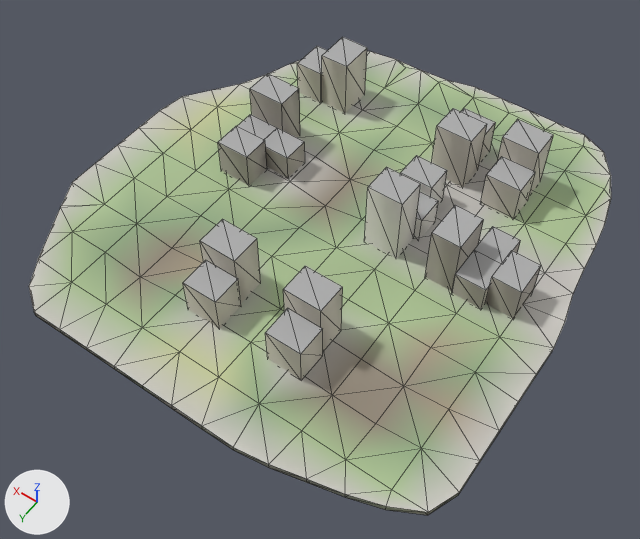
The glTF model godot_project/remake/sky/islands/SKY-081.lod1.glb as it was, and as the next commit left it.
The view is the same before and after, from a 50 mm camera at (-86.1, 126.9, 178.9) aimed at (2.3, 3.1, -15.6). Arrows for +X, +Y and +Z are at lower left; the lights stay in place. The first picture is the older version. Mesh edges are drawn as thin lines.

The first picture shows 'buildings', 'deck', 'rock'.
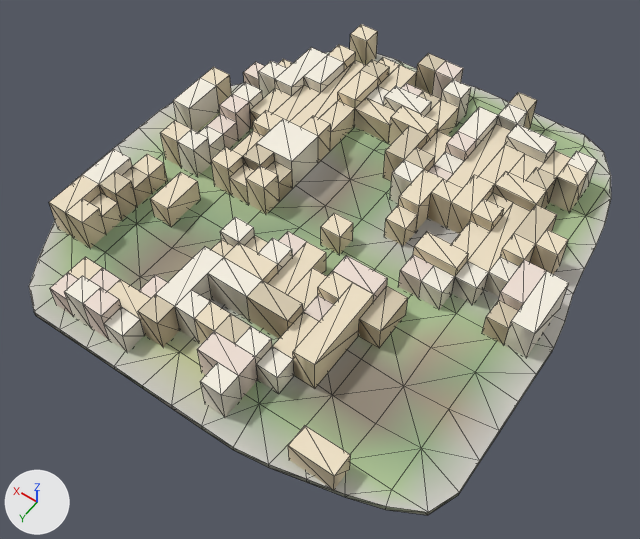
The edits, one by one:
Mesh me_warren_hull is new.
It has 627 vertices, 1230 faces and spans x -60.0..60.0, y -66.0..60.0, z -0.5..10.0.
It uses material mat_sky_lod_bldg.
Object 'buildings' (ob_buildings) is deleted.
Object 'warren_hull' (ob_warren_hull) is new; it shows me_warren_hull.
Its location is (0.0, 0.0, 0.0).

Where the change shows, as pixel boxes [x1, y1, x2, y2] in the pictures (640 x 539 px):
'warren_hull', added
    after: [49, 24, 597, 491]
'buildings', deleted
    before: [183, 37, 553, 380]
